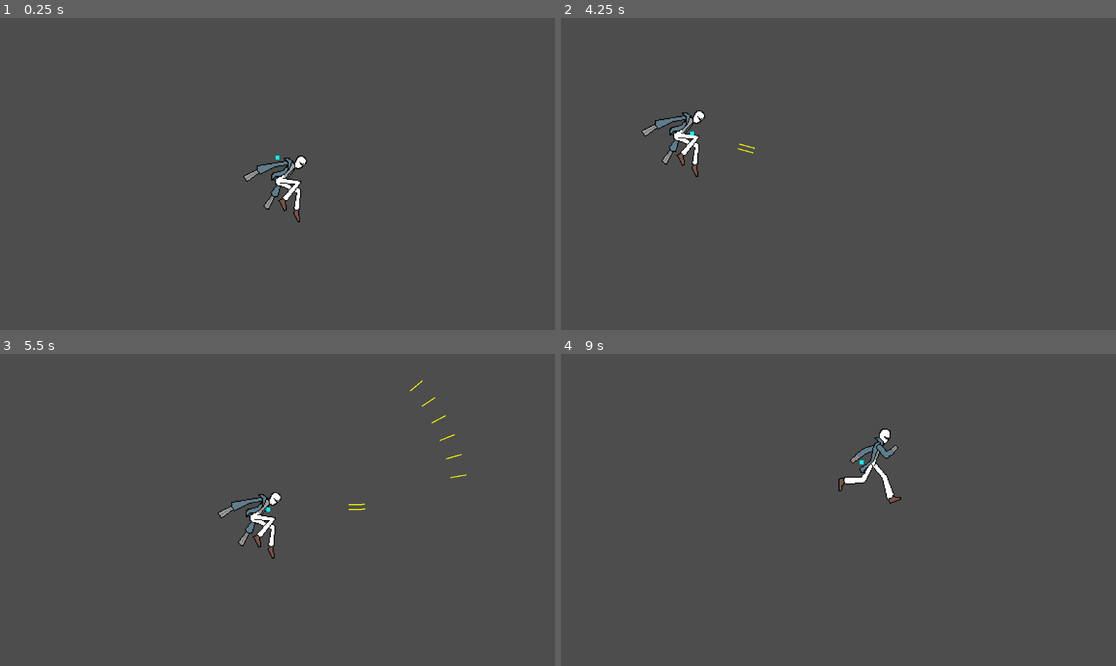
Above: before the commit, frames 1-4 (two rows, left to right).
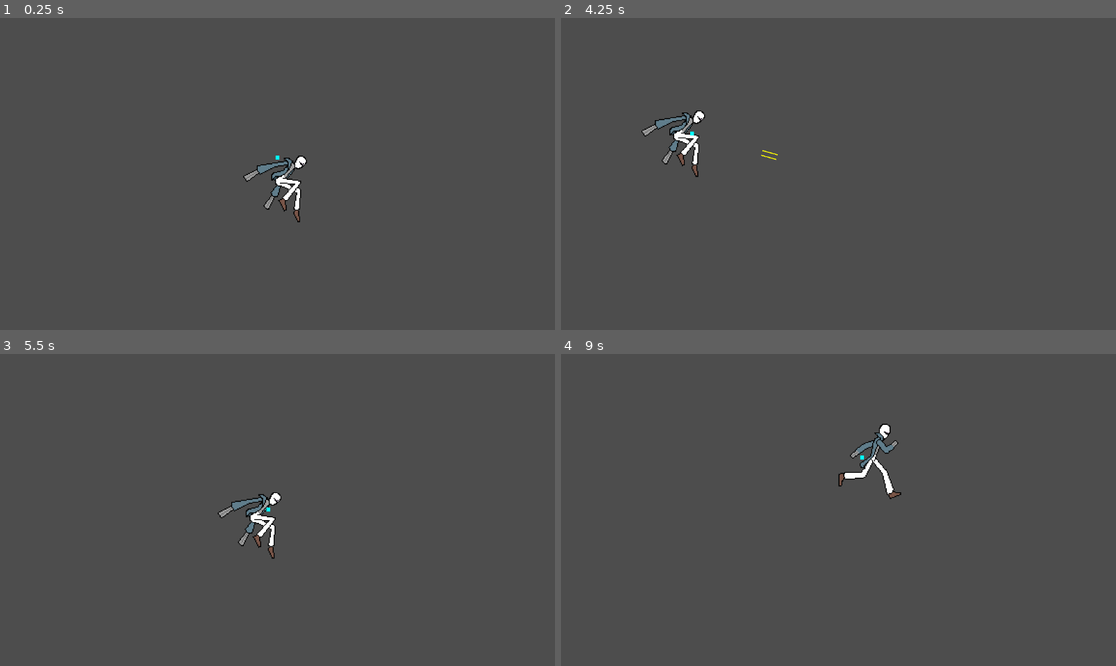
Above: after the commit, the same moments.

Repository: cruel-unusual-media/shotgun-hands
Game: Godot game, scene res://Levels/Playground/playground_player_test.tscn
Same seed, same stepped clock (60 frames per second), same inputs: the game is played once before the commit and once after it. This scene is started directly instead of the project's main scene.
Inputs (mouse positions are in pixels of both pictures, inside the frame that each line leads up to):
- Up to frame 1 (0.25 s): no input
- Up to frame 2 (4.25 s): move the mouse to (960, 158) at 0.52 s; press the mouse at (960, 158) at 0.53 s; hold D (move_right) 0.53-2.03 s; tap W (move_jump) at 0.77, 1.52, 3.02, 3.77 s; right-click (960, 158) at 0.8 s; move the mouse to (727, 189) at 1.27 s; release the mouse at (727, 189) at 1.28 s; right-click (727, 189) at 1.35 s; tap S (move_crouch) at 1.55, 3.8 s; move the mouse to (894, 105) at 2.02 s; hold A (move_left) 2.03-2.78 s; hold S (move_crouch) 2.03-2.78 s; click (894, 105) at 2.3 s; move the mouse to (810, 236) at 2.77 s; hold D (move_right) from 2.78 s (still down); click (810, 236) at 2.85 s; right-click (810, 236) at 3.05 s; move the mouse to (1005, 220) at 3.52 s; hold Right mouse button (fire_right) from 3.53 s (still down); tap R (fire_reload) at 4.15 s
- Up to frame 3 (5.5 s): move the mouse to (111, 463) at 4.27 s; release D (move_right) at 4.28 s; release Right mouse button (fire_right) at 4.28 s; hold A (move_left) 4.28-5.03 s; tap S (move_crouch) at 4.35 s; tap W (move_jump) at 4.52 s; click (111, 463) at 4.55 s; move the mouse to (305, 510) at 5.02 s; press the mouse at (305, 510) at 5.03 s; hold D (move_right) from 5.03 s (still down); right-click (305, 510) at 5.3 s
- Up to frame 4 (9 s): move the mouse to (755, 432) at 5.77 s; release D (move_right) at 5.78 s; release the mouse at (755, 432) at 5.78 s; hold A (move_left) 5.78-7.28 s; right-click (755, 432) at 5.85 s; tap W (move_jump) at 6.02, 6.77, 7.52 s; tap S (move_crouch) at 6.05, 8.3, 8.85 s; move the mouse to (960, 494) at 6.52 s; hold S (move_crouch) 6.53-7.28 s; click (960, 494) at 6.8 s; move the mouse to (727, 525) at 7.27 s; hold D (move_right) from 7.28 s (still down); click (727, 525) at 7.35 s; right-click (727, 525) at 7.55 s; move the mouse to (894, 441) at 8.02 s; hold Right mouse button (fire_right) 8.03-8.78 s; move the mouse to (810, 572) at 8.77 s

The runs differ from the first frame. In frame 1, less than 0.1% of the frame differs, in the area x 49-51%, y 44-45%; in frame 2, less than 0.1%; in frame 3, 0.1%; in frame 4, 0.9%, in the area x 49-62%, y 22-49%.
Error before the commit: Cannot call method 'start' on a null value. (res://Actors/Player/controller_component.gd:144)

Commit message:
Fixing bugs relating to shooting and added melee hitbox
 - Fixed shots being destroyed upon firing
 - Made scenes for the two default ammo types
 - removed random bullet from test scene

Diff:
--- a/Actors/Player/controller_component.gd
+++ b/Actors/Player/controller_component.gd
@@ -26,6 +26,10 @@
 @export
 var reload_timer : Timer
 var reloading : bool = false
+## The focus that the camera and shooting revolves around
+@export
+var player_focus : Node2D
+@onready var focus_def_y = player_focus.position.y
 
 # Called when the node enters the scene tree for the first time.
 func _ready() -> void:
@@ -80,6 +84,7 @@
 			player.state = player.JUMPING
 		else:
 			player.state = player.FALLING
+		end_crouch()
 
 	handle_fire()
 
@@ -93,6 +98,7 @@
 		if not (player.state == player.CROUCHING or player.state == player.SLIDING):
 			hitbox.position.y = hitbox_default_pos.y/2
 			hitbox.shape.size.y = hitbox_default_size/2
+			player_focus.position.y = focus_def_y/2
 
 			player.state = player.CROUCHING
 			if player.velocity.x != 0 and Input.is_action_pressed("move_crouch"):
@@ -111,6 +117,7 @@
 	else:
 		hitbox.position.y = hitbox_default_pos.y
 		hitbox.shape.size.y = hitbox_default_size
+		player_focus.position.y = focus_def_y
 		if (player.state == player.CROUCHING or player.state == player.SLIDING):
 			player.state = player.IDLE
 
@@ -120,28 +127,35 @@
 	#if direction != 0:
 		#player.state = player.SLIDING
 
+func end_crouch() -> void:
+	hitbox.position.y = hitbox_default_pos.y
+	hitbox.shape.size.y = hitbox_default_size
+	player_focus.position.y = focus_def_y
+
 func handle_fire() -> void:
-	var shot = false
-	var shots = 0
-	if Input.is_action_pressed("fire_left"):
-		shot = primary_ammo.fire(recticle.normal.angle())
-		if shot:
-			shots += 1
-	if Input.is_action_pressed("fire_right"):
-		shot = secondary_ammo.fire(recticle.normal.angle())
-		if shot:
-			shots += 1
-	if not player.is_on_floor() and shot:
-		shotgun_jump_timer.start()
-		can_shotgun_jump = true
-		shots -= 1
-	if can_shotgun_jump and not player.is_on_floor() and shot and shotgun_jump_count < shotgun_jump_max and shots >= 1:
-		if recticle.normal.y > 0:
-			player.velocity.y = min(0, player.velocity.y)
-		player.velocity -= recticle.normal*800
-		shotgun_jump_count += 1
-	if Input.is_action_just_pressed("fire_reload"):
-		reload_timer.start()
+	if not reloading:
+		var shot = false
+		var shots = 0
+		if Input.is_action_pressed("fire_left"):
+			shot = primary_ammo.fire(recticle.normal.angle())
+			if shot:
+				shots += 1
+		if Input.is_action_pressed("fire_right"):
+			shot = secondary_ammo.fire(recticle.normal.angle())
+			if shot:
+				shots += 1
+		if not player.is_on_floor() and shot:
+			shotgun_jump_timer.start()
+			can_shotgun_jump = true
+			shots -= 1
+		if can_shotgun_jump and not player.is_on_floor() and shot and shotgun_jump_count < shotgun_jump_max and shots >= 1:
+			if recticle.normal.y > 0:
+				player.velocity.y = min(0, player.velocity.y)
+			player.velocity -= recticle.normal*800
+			shotgun_jump_count += 1
+		if Input.is_action_just_pressed("fire_reload"):
+			reloading = true
+			reload_timer.start()
 
 
 func _on_shotgun_jump_timer_timeout() -> void:
--- a/Actors/Player/player.tscn
+++ b/Actors/Player/player.tscn
@@ -1,12 +1,14 @@
-[gd_scene load_steps=11 format=3 uid="uid://crs1vr2enasav"]
+[gd_scene load_steps=14 format=3 uid="uid://crs1vr2enasav"]
 
 [ext_resource type="Script" uid="uid://dv54xufs4ao3l" path="res://Actors/Player/player.gd" id="1_vhr1b"]
 [ext_resource type="SpriteFrames" uid="uid://cxeoa46tbwhsa" path="res://Actors/Player/Sprites/2DPlayer_frames.tres" id="2_5ni5v"]
 [ext_resource type="Script" uid="uid://cxm75lk51oc68" path="res://Actors/Player/controller_component.gd" id="2_b63gh"]
 [ext_resource type="Script" uid="uid://ck8hnd0csg4rk" path="res://Actors/Player/camera_2d.gd" id="3_v1key"]
 [ext_resource type="Script" uid="uid://bkrwwx5a7wgso" path="res://Actors/Player/player_recticle.gd" id="4_n7l8t"]
-[ext_resource type="PackedScene" uid="uid://cv53sl1qoc2vs" path="res://Ammos/ammy_types/basic_ammo_type.tscn" id="5_awv0x"]
+[ext_resource type="PackedScene" uid="uid://cy150n8wy6lm5" path="res://Ammos/ammo_types/buckshot.tscn" id="5_pnakb"]
+[ext_resource type="PackedScene" uid="uid://drhvloni7q3uu" path="res://Ammos/ammo_types/slugshot.tscn" id="6_g1lo4"]
 [ext_resource type="PackedScene" uid="uid://dlqa1fyyky5xj" path="res://Actors/Shared/damagable_component.tscn" id="7_8gtf5"]
+[ext_resource type="PackedScene" uid="uid://bro3cv0fso5k7" path="res://Ammos/projectiles/attack_area.tscn" id="7_g1lo4"]
 [ext_resource type="Script" uid="uid://b014414k0lgbj" path="res://Actors/Shared/health_component.gd" id="8_awv0x"]
 
 [sub_resource type="RectangleShape2D" id="RectangleShape2D_vhr1b"]
@@ -15,23 +17,29 @@
 [sub_resource type="RectangleShape2D" id="RectangleShape2D_n7l8t"]
 size = Vector2(58, 79)
 
+[sub_resource type="RectangleShape2D" id="RectangleShape2D_g1lo4"]
+size = Vector2(52, 80)
+
 [node name="Player" type="CharacterBody2D"]
 collision_layer = 0
 collision_mask = 5
 script = ExtResource("1_vhr1b")
 
-[node name="ControllerComponent" type="Node2D" parent="." node_paths=PackedStringArray("recticle", "primary_ammo", "secondary_ammo", "shotgun_jump_timer")]
+[node name="ControllerComponent" type="Node2D" parent="." node_paths=PackedStringArray("recticle", "primary_ammo", "secondary_ammo", "shotgun_jump_timer", "reload_timer", "player_focus")]
 script = ExtResource("2_b63gh")
 recticle = NodePath("../PlayerRecticle")
-primary_ammo = NodePath("../PlayerRecticle/BasicAmmoType")
-secondary_ammo = NodePath("../PlayerRecticle/BasicAmmoType2")
+primary_ammo = NodePath("../PlayerRecticle/Buckshot")
+secondary_ammo = NodePath("../PlayerRecticle/Slugshot")
 shotgun_jump_timer = NodePath("../ShotgunJumpTimer")
+reload_timer = NodePath("../ReloadTimer")
+player_focus = NodePath("../HeadFocus")
 
 [node name="ShotgunJumpTimer" type="Timer" parent="."]
 wait_time = 0.1
 one_shot = true
 
 [node name="ReloadTimer" type="Timer" parent="."]
+wait_time = 6.0
 one_shot = true
 
 [node name="HeadFocus" type="Node2D" parent="."]
@@ -72,14 +80,20 @@
 color = Color(0, 1, 1, 1)
 polygon = PackedVector2Array(2, -2, 2, 2, -2, 2, -2, -2)
 
-[node name="BasicAmmoType" parent="PlayerRecticle" instance=ExtResource("5_awv0x")]
-bullet_count = 6
-projectile_spread = 30.0
-max_ammo = 6
+[node name="Buckshot" parent="PlayerRecticle" instance=ExtResource("5_pnakb")]
 
-[node name="BasicAmmoType2" parent="PlayerRecticle" instance=ExtResource("5_awv0x")]
-bullet_count = 2
-max_ammo = 6
+[node name="Slugshot" parent="PlayerRecticle" instance=ExtResource("6_g1lo4")]
+
+[node name="MeleeAttack" parent="PlayerRecticle" instance=ExtResource("7_g1lo4")]
+collision_layer = 3
+collision_mask = 3
+monitoring = false
+monitorable = false
+damage = 50
+
+[node name="CollisionShape2D" type="CollisionShape2D" parent="PlayerRecticle/MeleeAttack"]
+shape = SubResource("RectangleShape2D_g1lo4")
+disabled = true
 
 [node name="Camera2D" type="Camera2D" parent="." node_paths=PackedStringArray("focus")]
 position = Vector2(0, -121)
--- a/Actors/Player/player_recticle.gd
+++ b/Actors/Player/player_recticle.gd
@@ -4,6 +4,7 @@
 var focus : Node2D
 @export
 var normal : Vector2
+
 
 # Called when the node enters the scene tree for the first time.
 func _ready() -> void:
@@ -15,3 +16,4 @@
 	var mPos = get_global_mouse_position() - focus.global_position
 	position = mPos.normalized()*35 + focus.position
 	normal = mPos.normalized()
+	$MeleeAttack.rotation = normal.angle()
--- a/Ammos/ammy_types/ammo_generic.gd
+++ b/Ammos/ammo_types/ammo_generic.gd
@@ -92,3 +92,5 @@
 
 func reload() -> void:
 	ammo = max_ammo
+
+	can_fire = true
--- /dev/null
+++ b/Ammos/ammo_types/basic_ammo_type.tscn
@@ -0,0 +1,13 @@
+[gd_scene load_steps=3 format=3 uid="uid://cv53sl1qoc2vs"]
+
+[ext_resource type="Script" uid="uid://c24hil6ucb0u" path="res://Ammos/ammo_types/ammo_generic.gd" id="1_s5eks"]
+[ext_resource type="PackedScene" uid="uid://bc6kl6o2g83wh" path="res://Ammos/projectiles/bullet.tscn" id="2_smvhw"]
+
+[node name="BasicAmmoType" type="Node2D"]
+script = ExtResource("1_s5eks")
+projectile_type = ExtResource("2_smvhw")
+fire_delay = 0.5
+
+[node name="DelayTimer" type="Timer" parent="."]
+wait_time = 0.5
+one_shot = true
--- /dev/null
+++ b/Ammos/ammo_types/buckshot.tscn
@@ -0,0 +1,17 @@
+[gd_scene load_steps=3 format=3 uid="uid://cy150n8wy6lm5"]
+
+[ext_resource type="Script" uid="uid://c24hil6ucb0u" path="res://Ammos/ammo_types/ammo_generic.gd" id="1_jjuw1"]
+[ext_resource type="PackedScene" uid="uid://bc6kl6o2g83wh" path="res://Ammos/projectiles/bullet.tscn" id="2_wy05q"]
+
+[node name="Buckshot" type="Node2D"]
+script = ExtResource("1_jjuw1")
+projectile_type = ExtResource("2_wy05q")
+bullet_count = 6
+projectile_spread = 30.0
+damage = 50
+fire_delay = 0.5
+max_ammo = 6
+metadata/_custom_type_script = "uid://c24hil6ucb0u"
+
+[node name="DelayTimer" type="Timer" parent="."]
+one_shot = true
--- /dev/null
+++ b/Ammos/ammo_types/slugshot.tscn
@@ -0,0 +1,15 @@
+[gd_scene load_steps=3 format=3 uid="uid://drhvloni7q3uu"]
+
+[ext_resource type="Script" uid="uid://c24hil6ucb0u" path="res://Ammos/ammo_types/ammo_generic.gd" id="1_lphl2"]
+[ext_resource type="PackedScene" uid="uid://bc6kl6o2g83wh" path="res://Ammos/projectiles/bullet.tscn" id="2_5mwe2"]
+
+[node name="Slugshot" type="Node2D"]
+script = ExtResource("1_lphl2")
+projectile_type = ExtResource("2_5mwe2")
+bullet_count = 2
+damage = 20
+max_ammo = 6
+metadata/_custom_type_script = "uid://c24hil6ucb0u"
+
+[node name="DelayTimer" type="Timer" parent="."]
+one_shot = true
--- a/Ammos/ammy_types/basic_ammo_type.tscn
+++ /dev/null
@@ -1,18 +0,0 @@
-[gd_scene load_steps=4 format=3 uid="uid://cv53sl1qoc2vs"]
-
-[ext_resource type="Script" uid="uid://c24hil6ucb0u" path="res://Ammos/ammy_types/ammo_generic.gd" id="1_s5eks"]
-[ext_resource type="PackedScene" uid="uid://bc6kl6o2g83wh" path="res://Ammos/projectiles/bullet.tscn" id="2_smvhw"]
-
-[sub_resource type="PlaceholderTexture2D" id="PlaceholderTexture2D_smvhw"]
-
-[node name="BasicAmmoType" type="Node2D"]
-script = ExtResource("1_s5eks")
-projectile_type = ExtResource("2_smvhw")
-fire_delay = 0.5
-
-[node name="DelayTimer" type="Timer" parent="."]
-wait_time = 0.5
-one_shot = true
-
-[node name="Sprite2D" type="Sprite2D" parent="."]
-texture = SubResource("PlaceholderTexture2D_smvhw")
--- a/Ammos/projectiles/attack_area.gd
+++ b/Ammos/projectiles/attack_area.gd
@@ -15,7 +15,13 @@
 func disable() -> void:
 	monitorable = false
 	monitoring = false
+	for child in get_children():
+		if child is CollisionShape2D or child is CollisionPolygon2D:
+			child.disabled = true
 
 func enable() -> void:
 	monitorable = true
 	monitoring = true
+	for child in get_children():
+		if child is CollisionShape2D or child is CollisionPolygon2D:
+			child.disabled = false
--- a/Levels/Playground/playground_player_test.tscn
+++ b/Levels/Playground/playground_player_test.tscn
@@ -1,7 +1,6 @@
-[gd_scene load_steps=7 format=3 uid="uid://bgpx38eqttxhg"]
+[gd_scene load_steps=6 format=3 uid="uid://bgpx38eqttxhg"]
 
 [ext_resource type="PackedScene" uid="uid://crs1vr2enasav" path="res://Actors/Player/player.tscn" id="1_ardo3"]
-[ext_resource type="PackedScene" uid="uid://bc6kl6o2g83wh" path="res://Ammos/projectiles/bullet.tscn" id="2_34js4"]
 
 [sub_resource type="PhysicsMaterial" id="PhysicsMaterial_ardo3"]
 
@@ -58,7 +57,3 @@
 
 [node name="Player" parent="." instance=ExtResource("1_ardo3")]
 position = Vector2(449, 223)
-
-[node name="Bullet" parent="." instance=ExtResource("2_34js4")]
-position = Vector2(267, 590)
-velocity = Vector2(1000, 0)
--- a/project.godot
+++ b/project.godot
@@ -40,6 +40,7 @@
 move_jump={
 "deadzone": 0.2,
 "events": [Object(InputEventKey,"resource_local_to_scene":false,"resource_name":"","device":-1,"window_id":0,"alt_press …(192 unchanged characters)…
+, Object(InputEventKey,"resource_local_to_scene":false,"resource_name":"","device":-1,"window_id":0,"alt_pressed":false,"shift_pressed":false,"ctrl_pressed":false,"meta_pressed":false,"pressed":false,"keycode":0,"physical_keycode":32,"key_label":0,"unicode":32,"location":0,"echo":false,"script":null)
 ]
 }
 move_crouch={
Renamed: Ammos/ammy_types/ammo_generic.gd.uid -> Ammos/ammo_types/ammo_generic.gd.uid
